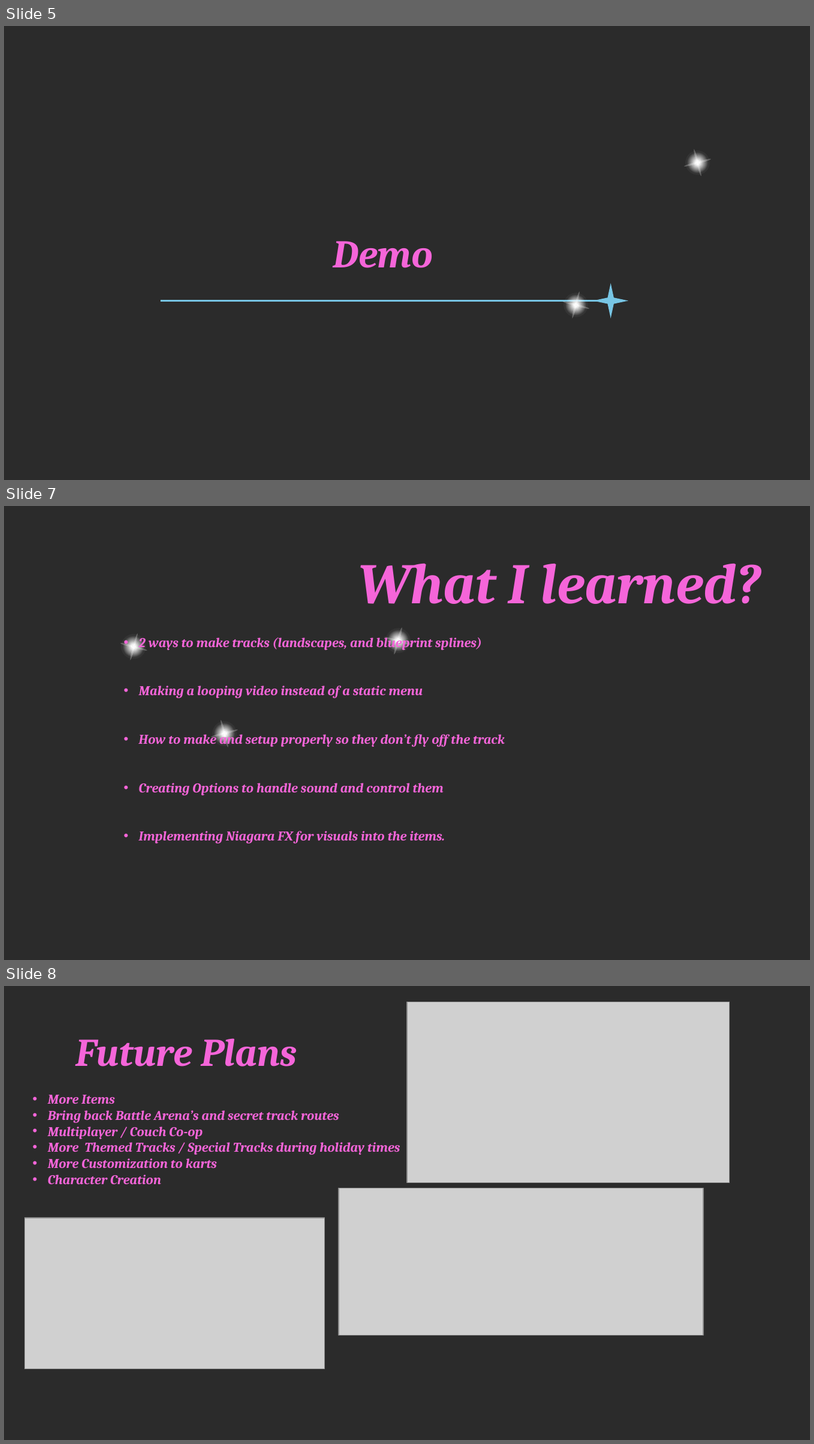
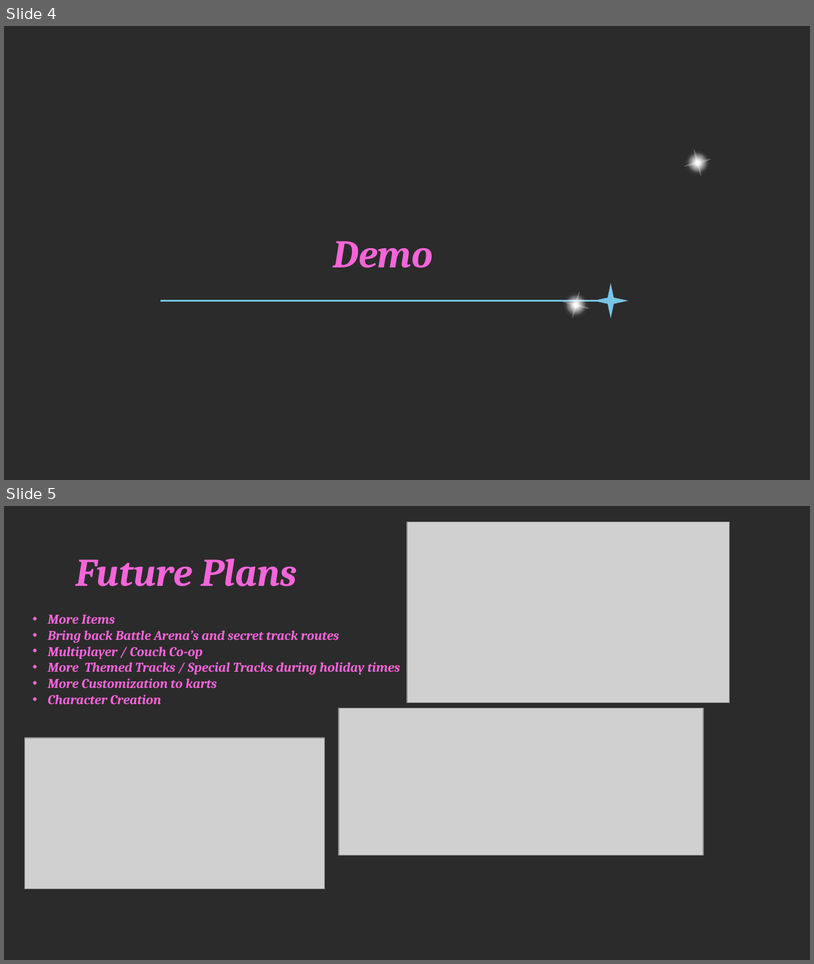
Before and after one commit to phoenixgoldz/Capstone, a slide deck: Capstone Presentation.pptx. Shown one above the other, each under a label of ours: slides 5, 7 and 8 before the commit, slides 4 and 5 after it; the slides between them are not shown. The pictures are 814x1444 and 814x964 pixels, drawn with LibreOffice and Linux fonts; fonts in the diff are those of the drawing; grey boxes stand for pictures; background and template pictures are left out; a plain dark background stands for a picture behind light text. Boxes give left, top, right and bottom in pixels: in the first picture for what was removed or moved away, otherwise in the second. Text is boxed around its words. In the diff, an @@ line names an element or a change of style, - is before the commit and + after.

```diff
--- a/Capstone Presentation.pptx
+++ b/Capstone Presentation.pptx
@@ slide 7 removed at (4,506,810,960), background picture (left out) @@
@@ title removed at (358,563,762,604) @@
-What I learned?
@@ freeform shape removed at (384,627,411,654) @@
@@ freeform shape removed at (394,627,402,654) @@
@@ freeform shape removed at (120,633,147,660) @@
@@ freeform shape removed at (120,642,147,651) @@
@@ freeform shape removed at (130,633,138,660) @@
@@ text removed at (139,634,505,843) @@
-• 2 ways to make tracks (landscapes, and blueprint splines)
-• Making a looping video instead of a static menu
-• How to make and setup properly so they don’t fly off the track
-• Creating Options to handle sound and control them
-• Implementing Niagara FX for visuals into the items.
@@ freeform shape removed at (384,637,411,645) @@
@@ freeform shape removed at (211,721,238,747) @@
@@ freeform shape removed at (220,721,228,747) @@
@@ freeform shape removed at (211,729,238,738) @@
@@ what was slide 5 is now slide 4 @@
@@ what was slide 8 is now slide 5 @@
```
Also in this commit, not shown: 2 slides changed, 2 other slides removed, 41 other files.
